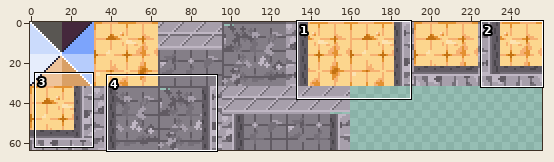
One commit to this sprite sheet: assets/sprites/tiles.png. The first picture is a wide view before the edit; the outline marks the close-up.
Close-up. The starting point:
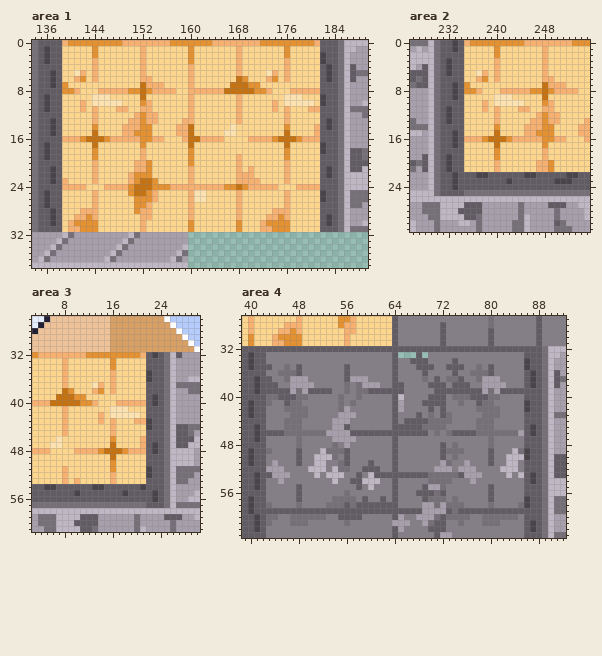
The file is 256x64 pixels. Shown: area 1: x 134..189, y 0..37; area 2: x 226..255, y 0..31; area 3: x 3..30, y 26..61; area 4: x 39..92, y 27..63. The commit also changed other parts of the picture, which this record leaves out.
The result:
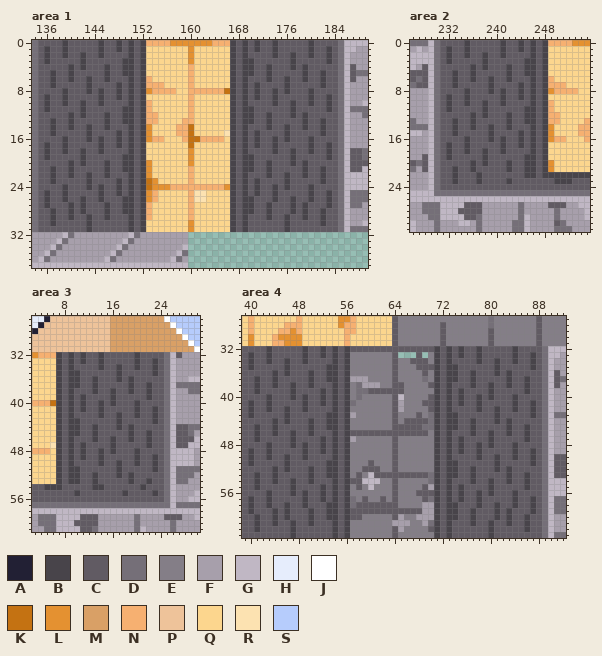
Palette (. is transparent): A #222034  B #48444a  C #615b63  D #756f78  E #847e87  F #a79fab  G #c0b7c4  H #e6edfc  J #ffffff  K #c47212  L #e49131  M #d9a066  N #f6b071  P #eec39a  Q #fcd68e  R #fce2b1  S #b6ccfc
The exact change:
Changed rows in their new state; - is an unchanged pixel.
Area 1:
first column x 139:
 0 BCCCCCBCCBCBCB--------------BCBCBCCBCCCCCBC--
 1 BCCCCCBCCBCBCB--------------BCBCBCCBCCCCCBC-B
 2 BCCBCCBCCCCBCB--------------BCBCCCCBCCBCCBCCB
 3 CCCBCCCCCCBBCB--------------BCBBCCCCCCBCCCCCB
 4 CBCBCCCBCCBBCB--------------BCBBCCBCCCBCBCC-C
 5 CBCCCCCBCCBBCB--------------BCBBCCBCCCCCBCCBC
 6 CBCCBCCBCCCBCB--------------BCBCCCBCCBCCBCCBC
 7 CCCCBCCCCBCBCB--------------BCBCBCCCCBCCCCCB-
 8 BCCCBCBCCBCBCB--------------BCBCBCCBCBCCCBC--
 9 BCCCCCBCCBCBCB--------------BCBCBCCBCCCCCBCCB
10 BCCBCCBCCCCBCB--------------BCBCCCCBCCBCCBCCB
11 CCCBCCCCCCBBCB--------------BCBBCCCCCCBCCCC-B
12 CBCBCCCBCCBBCB--------------BCBBCCBCCCBCBCC--
13 CBCCCCCBCCBBCB--------------BCBBCCBCCCCCBCCBC
14 CBCCBCCBCCCBCB--------------BCBCCCBCCBCCBCCBC
15 CCCCBCCCCBCBCB--------------BCBCBCCCCBCCCCCB-
16 BCCCBCBCCBCBCB--------------BCBCBCCBCBCCCBC--
17 BCCCCCBCCBCBCB--------------BCBCBCCBCCCCCBCCB
18 BCCBCCBCCCCBCB--------------BCBCCCCBCCBCCBCCB
19 CCCBCCCCCCBBCB--------------BCBBCCCCCCBCCCC-B
20 CBCBCCCBCCBBCB--------------BCBBCCBCCCBCBCC--
21 CBCCCCCBCCBBCB--------------BCBBCCBCCCCCBCCBC
22 CBCCBCCBCCCBCB--------------BCBCCCBCCBCCBCCBC
23 CCCCBCCCCBCBCB--------------BCBCBCCCCBCCCCCB-
24 BCCCBCBCCBCBCB--------------BCBCBCCBCBCCCBC--
25 BCCCCCBCCBCBCB--------------BCBCBCCBCCCCCBCCB
26 BCCBCCBCCCBBCB--------------BCBBCCCBCCBCCBCCB
27 CBCBCCCBCCBBCB--------------BCBBCCBCCCBCBCC-B
28 CBCBCCCBCCBBCB--------------BCBBCCBCCCBCBCCB-
29 CBCCBCCBCCCBCB--------------BCBCCCBCCBCCBCCBC
30 CCCCBCCCCCCBCB--------------BCBCCCCCCBCCCCCBC
31 CCCCBCCCCCCBCB--------------BCBCCCCCCBCCCCC--
Area 2:
first column x 231:
 0 --C-BCCCCCBCCBCBCB-------
 1 -BC-BCCCCCBCCBCBCB-------
 2 -B--BCCBCCBCCCCBCB-------
 3 ----CCCBCCCCCCBBCB-------
 4 -C--CBCBCCCBCCBBCB-------
 5 -CB-CBCCCCCBCCBBCB-------
 6 --B-CBCCBCCBCCCBCB-------
 7 ----CCCCBCCCCBCBCB-------
 8 --C-BCCCBCBCCBCBCB-------
 9 -BC-BCCCCCBCCBCBCB-------
10 -B--BCCBCCBCCCCBCB-------
11 ----CCCBCCCCCCBBCB-------
12 -C--CBCBCCCBCCBBCB-------
13 -CB-CBCCCCCBCCBBCB-------
14 --B-CBCCBCCBCCCBCB-------
15 ----CCCCBCCCCBCBCB-------
16 --C-BCCCBCBCCBCBCB-------
17 -BC-BCCCCCBCCBCBCB-------
18 -B--BCCBCCBCCCCBCB-------
19 ----CCCBCCCCCCBBCB-------
20 -C--CBCBCCCBCCBBCB-------
21 -CB-CBCCCCCBCCBBCB-------
22 -------C---------BBBB--BB
23 ------B------------------
24 --C----------------------
25 DDDD---------------------
Area 3:
first column x 7:
32 BCBCBCCBCCCCCBC-C-
33 BCBCBCCBCCCCCBC-B-
34 BCBCCCCBCCBCCBC-B-
35 BCBBCCCCCCBCCCCCB-
36 BCBBCCBCCCBCBCCC--
37 BCBBCCBCCCCCBCCB--
38 BCBCCCBCCBCCBCCB--
39 BCBCBCCCCBCCCCCBC-
40 BCBCBCCBCBCCCBC-C-
41 BCBCBCCBCCCCCBC-B-
42 BCBCCCCBCCBCCBC-B-
43 BCBBCCCCCCBCCCCCB-
44 BCBBCCBCCCBCBCCC--
45 BCBBCCBCCCCCBCCB--
46 BCBCCCBCCBCCBCCB--
47 BCBCBCCCCBCCCCCBC-
48 BCBCBCCBCBCCCBC-C-
49 BCBCBCCBCCCCCBC-B-
50 BCBCCCCBCCBCCBC-B-
51 BCBBCCCCCCBCCCCCB-
52 BCBBCCBCCCBCBCCC--
53 BCBBCCBCCCCCBCCB--
54 B-----------------
56 ----------------C-
57 ---------------DDD
Area 4:
first column x 43:
32 B-----B--B-B-B--------------B-B-B--B-----B---
33 BCCCCCBCCBCBCB--------------BCBCBCCBCCCCCBC-B
34 BCCBCCBCCCCBCB--------------BCB-CCCBCCBCCBCCB
35 -CCBC-CCCCBBCB--------------BCBB-CCCC-BCCCCCB
36 CBCBC-CBCCBBCB--------------BCBBCCBCC-BCBCC-C
37 -BCCCCCBCCBBCB--------------BCBB-CBCCCCCBCCBC
38 -BCCBCCBCCCBCB--------------B-B---BCCBCCBCCBC
39 ----BCC--B-BCB--------------B-B-B---CBC----B-
40 BC--BCBCCBCBCB--------------B-BCBC-B-BCCCBC--
41 BCC-CCBCCBCBCB--------------B-BCBCCBCCCCCBCCB
42 BCCBCCBCCCCBCB--------------B-BCCCCBCCBCCBCCB
43 CCCBCCCCCCBBCB--------------B-BBCCCCCCBCCCC-B
44 CBCBCCCBCCBBCB--------------BCBBCCBCCCBCBCC--
45 CBCCCCCBCCBBCB--------------BCBBCCBCCCCCBCCBC
46 -B-CBCCBCCCBCB--------------BCB---BCCBCCBCCBC
47 CCCCBCCCCBCBCB--------------BCBCBCCCCBCCCCCB-
48 BCCCBCBCCBCBCB--------------B-BCBCCBCBCCCBC--
49 BCCCC-BCCBCBCB--------------B-BCBCCBC-CCCBCCB
50 BCCBC-BCCCCBCB--------------B-BCCCCBC-BCCBCCB
51 CCCBC-CCCCBBCB--------------BCBBCCCCC-BCCCC-B
52 CBCBCCCBCCBBCB--------------BCBBCCBCCCBCBCC--
53 -BCCCCCBCCBBCB--------------BCBB-CBCCCCCBCCBC
54 CBCCBCCBCCCBCB--------------BCBCCCBCCBCCBCCBC
55 CCCCB-CCCBCBCB--------------BCBCBCCCCBCCCCCB-
56 BCCCB-BCCBCBCB--------------B-BCBCCBCBCCCBC--
57 BCCCC-BCCBCBCB--------------BCBCBCCBC-CCCBCCB
58 BCCBCCBCCCBBCB--------------BCBBCCCBCCBCCBCCB
59 -B-B---B--BB-B--------------BCBB--B---B-B---B
60 CBCBCCCBCCBB-B--------------B-BBCCBCCCBCBCCB-
61 CBCCBCCBCCCBCB--------------B-BCCCBCCBCCBCCBC
62 CCCCBCCCCCCBCB--------------B-BCCCCCCBCCCCCBC
63 CCCCBCCCCCCBCB--------------BCBCCCCCCBCCCCC--
Boxes around the changes in both close-ups, in picture pixels (x1, y1, x2, y2):
changed: (62, 40, 146, 232)
changed: (230, 40, 332, 232)
changed: (440, 40, 590, 196)
changed: (56, 352, 164, 508)
changed: (266, 346, 350, 538)
changed: (434, 346, 536, 538)
